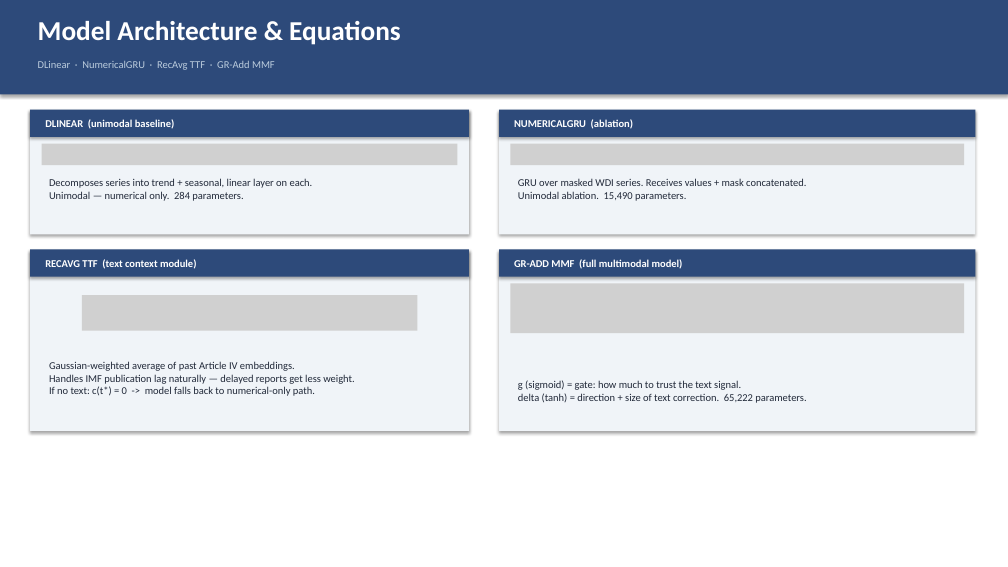
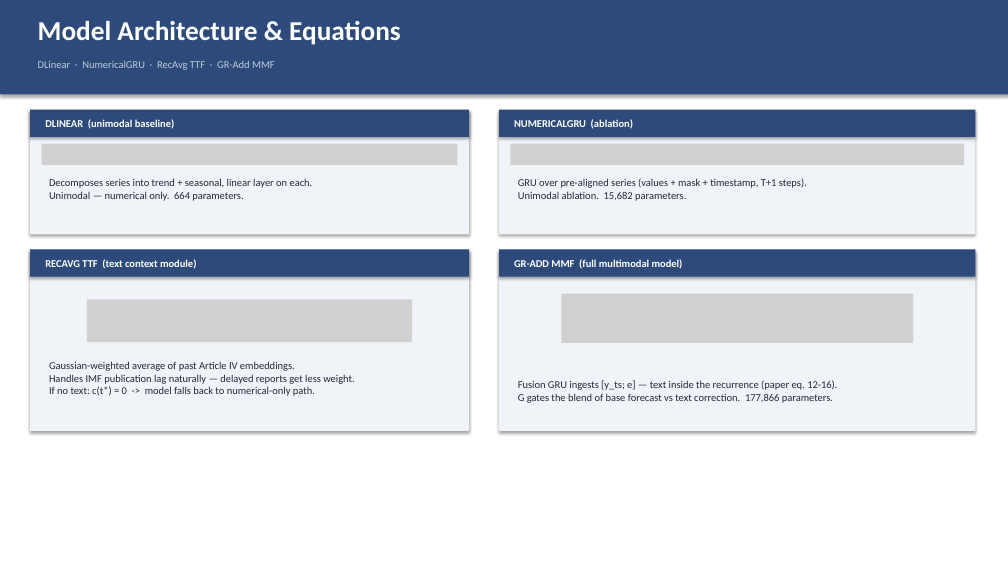
Before and after one commit to Akamemz/macro_forecasting, a slide deck: slide 3 of research/ppt/progress_week2.pptx. Drawn at 1008x567 pixels with LibreOffice and Linux fonts; fonts in the diff are those of the drawing; grey boxes stand for pictures. Boxes give left, top, right and bottom in pixels: in the first picture for what was removed or moved away, otherwise in the second. Text is boxed around its words. In the diff, an @@ line names an element or a change of style, - is before the commit and + after.

```diff
--- a/research/ppt/progress_week2.pptx
+++ b/research/ppt/progress_week2.pptx
@@ text at bbox=[518, 178, 807, 201]: text changed @@
-GRU over masked WDI series. Receives values + mask concatenated.
-Unimodal ablation. 15,490 parameters.
+GRU over pre-aligned series (values + mask + timestamp, T+1 steps).
+Unimodal ablation. 15,682 parameters.
@@ text at bbox=[49, 191, 243, 201]: text changed @@
-Unimodal — numerical only. 284 parameters.
+Unimodal — numerical only. 664 parameters.
@@ picture: place and size @@
-picture at bbox=[82, 295, 417, 330]
+picture at bbox=[87, 299, 412, 343]
@@ picture: place and size @@
-picture at bbox=[510, 284, 964, 333]
+picture at bbox=[561, 293, 913, 343]
@@ text at bbox=[518, 380, 837, 403]: text changed @@
-g (sigmoid) = gate: how much to trust the text signal.
-delta (tanh) = direction + size of text correction. 65,222 parameters.
+Fusion GRU ingests [y_ts; e] — text inside the recurrence (paper eq. 12-16).
+G gates the blend of base forecast vs text correction. 177,866 parameters.
```
Also in this commit, not shown: 6 other slides changed, 43 other files.
